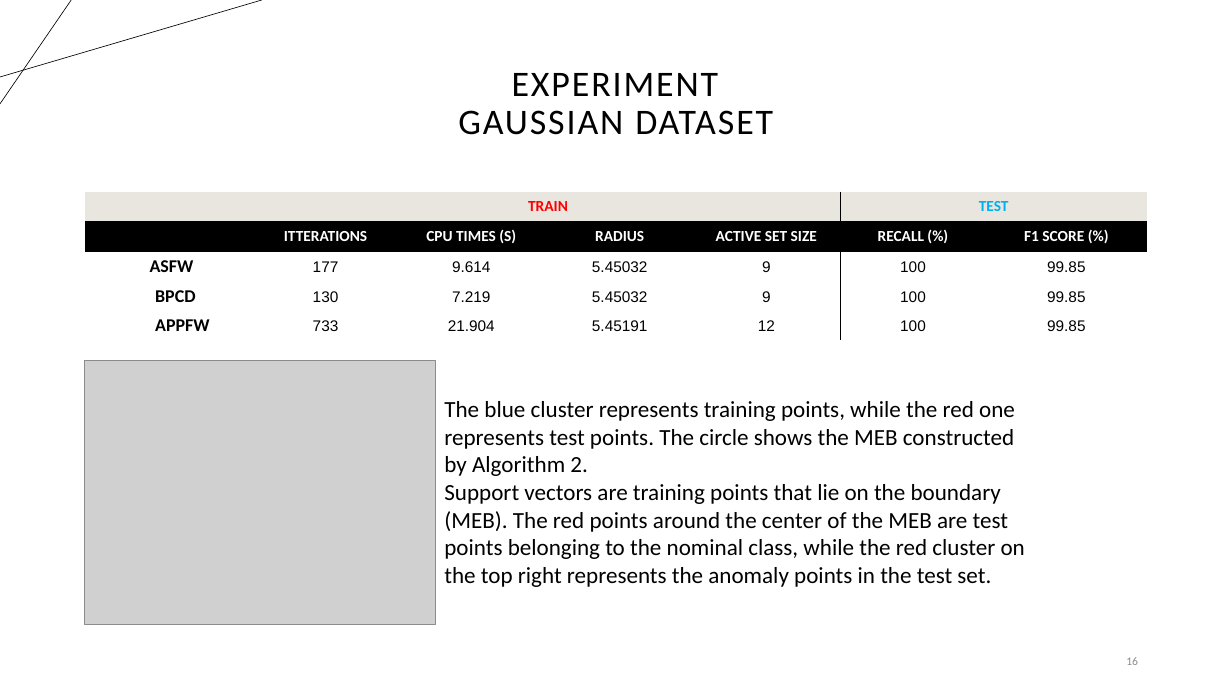
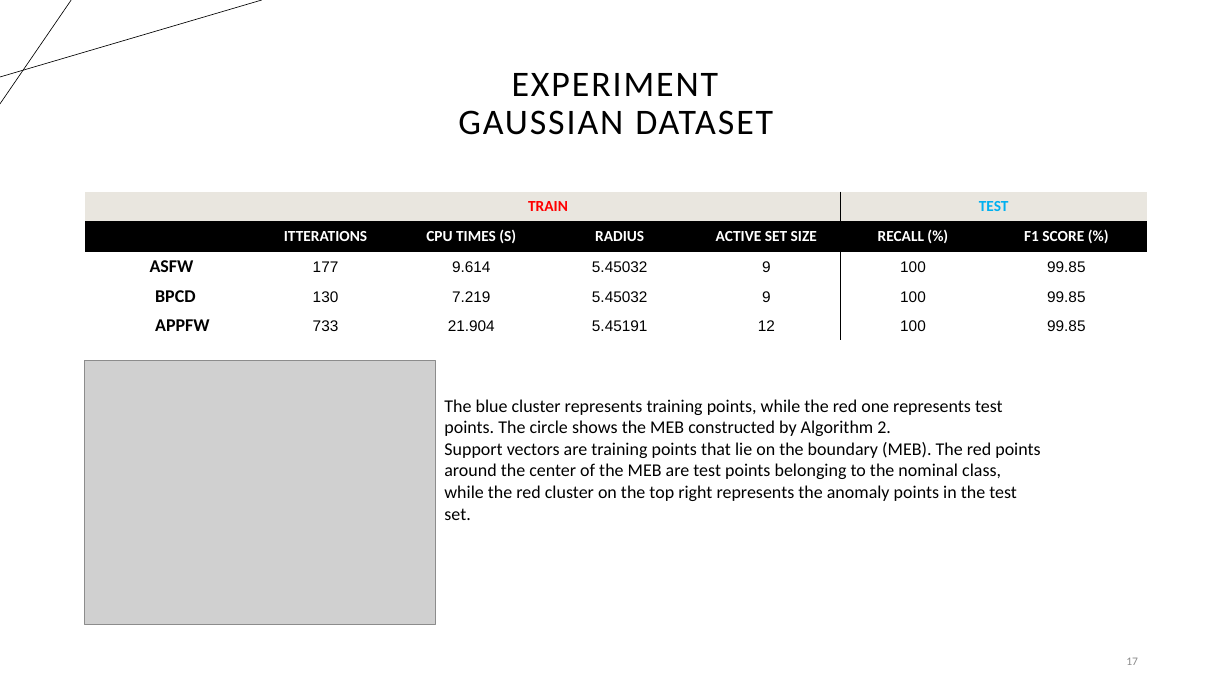
Before and after one commit to suleymanerim1/MEB_FrankWolfe_Optimization, a slide deck: slide 17 of Minimum Enclosing Ball for FW.pptx (slide 16 before the commit). Drawn at 1232x693 pixels with LibreOffice and Linux fonts; fonts in the diff are those of the drawing; grey boxes stand for pictures. Boxes give left, top, right and bottom in pixels: in the first picture for what was removed or moved away, otherwise in the second. Text is boxed around its words. In the diff, an @@ line names an element or a change of style, - is before the commit and + after.

```diff
--- a/Minimum Enclosing Ball for FW.pptx
+++ b/Minimum Enclosing Ball for FW.pptx
@@ text "The blue cluster represents training ..." at box(444, 399, 1040, 520): size 18 to 14 pt @@
@@ page number at box(1126, 657, 1138, 665): text changed @@
-16
+17
```
Also in this commit, not shown: 3 other slides changed, 2 slides added, 2 slides removed.
